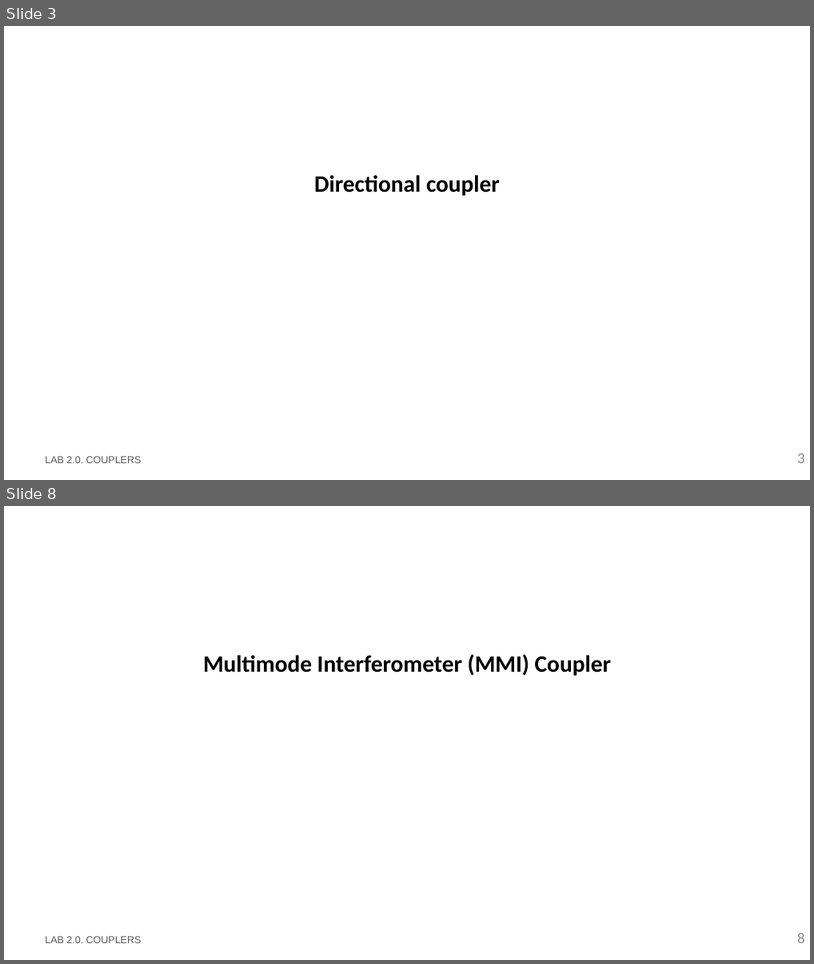
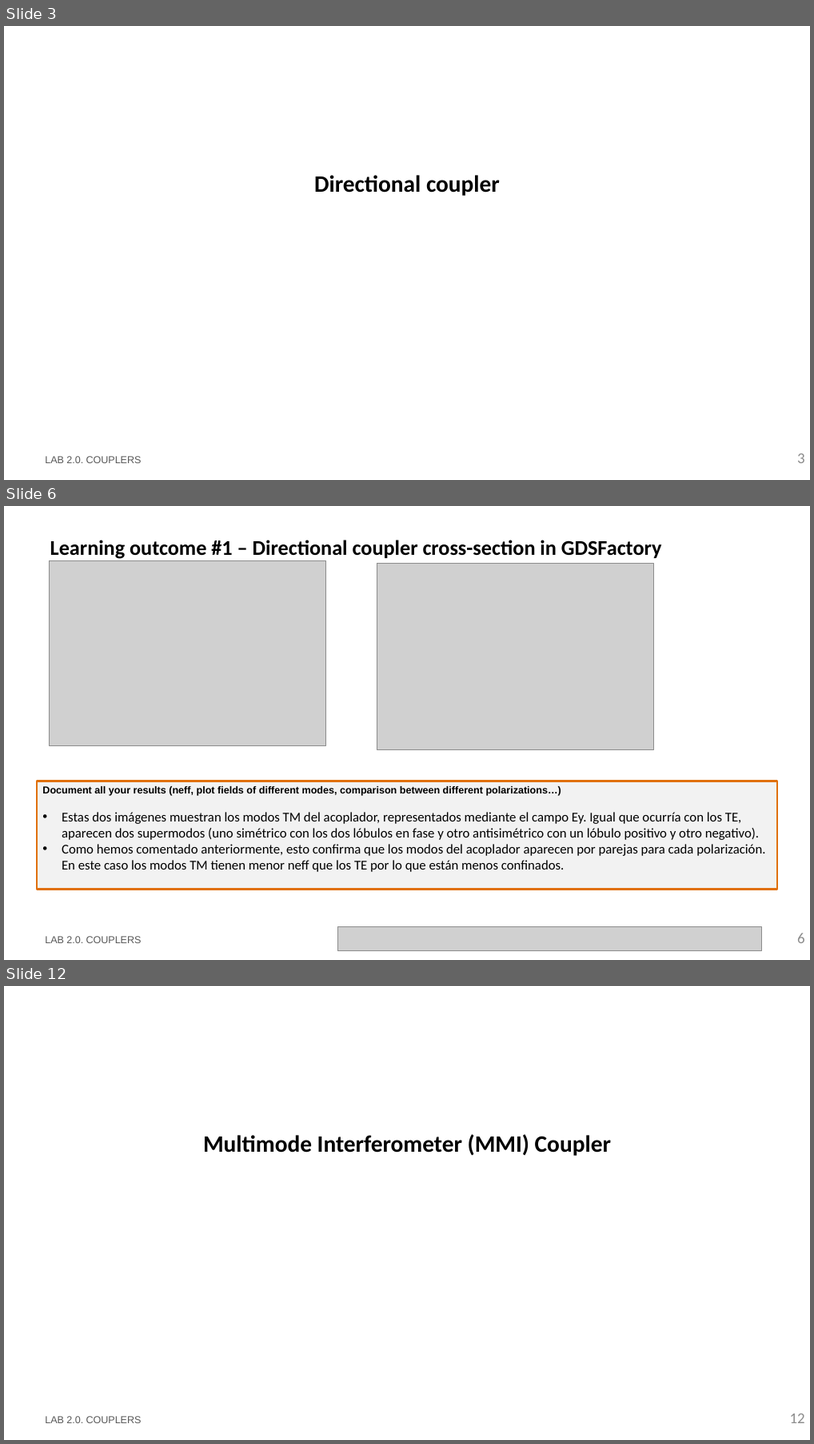
Before and after one commit to Japeacru/cifoin-lab2, a slide deck: LabBook_20.pptx. Shown one above the other, each under a label of ours: slides 3 and 8 before the commit, slides 3, 6 and 12 after it; the slides between them are not shown. The pictures are 814x964 and 814x1444 pixels, drawn with LibreOffice and Linux fonts; fonts in the diff are those of the drawing; grey boxes stand for pictures; background and template pictures are left out. Boxes give left, top, right and bottom in pixels: in the first picture for what was removed or moved away, otherwise in the second. Text is boxed around its words. In the diff, an @@ line names an element or a change of style, - is before the commit and + after.

```diff
--- a/LabBook_20.pptx
+++ b/LabBook_20.pptx
@@ slide 6 added at bbox=[4, 506, 810, 960], background #FFFFFF @@
@@ title added at bbox=[50, 540, 662, 559], 25 pt, text #000000, bold @@
+Learning outcome #1 – Directional coupler cross-section in GDSFactory
@@ picture added at bbox=[50, 560, 326, 745] @@
@@ picture added at bbox=[378, 563, 654, 749] @@
@@ rectangle added at bbox=[37, 781, 778, 889], fill #F2F2F2, outline #E0700D 2.25 pt, 16 pt, text #000000 @@
+Document all your results (neff, plot fields of different modes, comparison between different polarizations…)
+• Estas dos imágenes muestran los modos TM del acoplador, representados mediante el campo Ey. Igual que ocurría con los TE, aparecen dos supermodos (uno simétrico con los dos lóbulos en fase y otro antisimétrico con un lóbulo positivo y otro negativo).
+• Como hemos comentado anteriormente, esto confirma que los modos del acoplador aparecen por parejas para cada polarización. En este caso los modos TM tienen menor neff que los TE por lo que están menos confinados.
@@ text added at bbox=[45, 936, 142, 943], 12 pt, text #585858 @@
+LAB 2.0. COUPLERS
@@ picture added at bbox=[338, 927, 762, 951] @@
@@ page number added at bbox=[798, 932, 806, 943], 18 pt, text #8C8C8C @@
+6
@@ what was slide 8 is now slide 12 @@
@@ page number at bbox=[790, 1413, 806, 1423]: text changed @@
-8
+12
```
Also in this commit, not shown: 6 slides changed, 6 other slides added, 1 slide removed, 1 other file.
